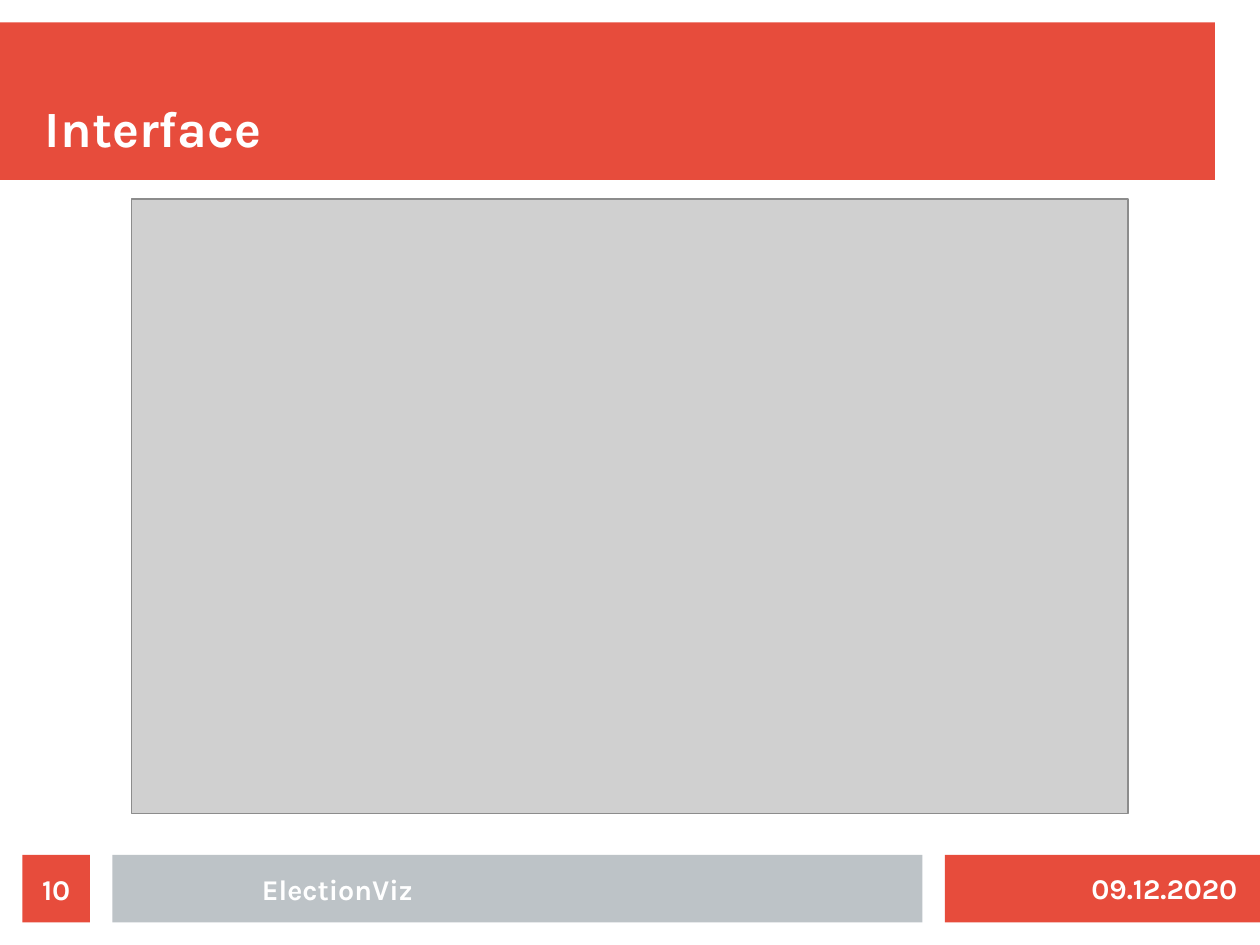
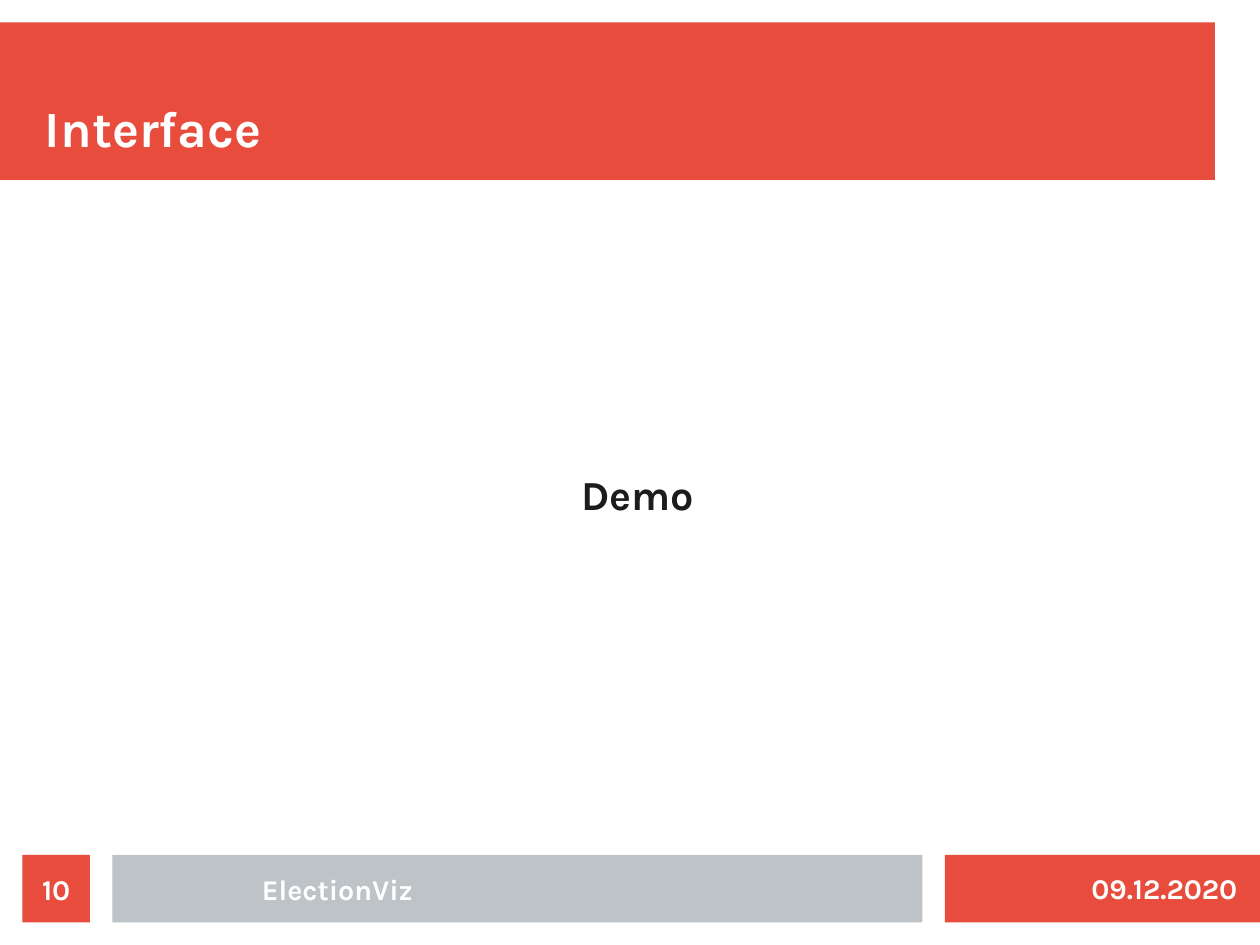
Before and after one commit to fziegner/election-visualization, a slide deck: slide 10 of slides_wcm_abschlusspraesentation.odp. Drawn at 1260x945 pixels with LibreOffice and Linux fonts; fonts in the diff are those of the drawing; grey boxes stand for pictures. Boxes give left, top, right and bottom in pixels: in the first picture for what was removed or moved away, otherwise in the second. Text is boxed around its words. In the diff, an @@ line names an element or a change of style, - is before the commit and + after.

```diff
--- a/slides_wcm_abschlusspraesentation.odp
+++ b/slides_wcm_abschlusspraesentation.odp
@@ picture removed at box(131, 199, 1129, 814) @@
@@ text added at box(581, 483, 694, 511), 26 pt, text #1C1C1C, bold @@
+Demo
```
Also in this commit, not shown: 8 other slides changed.
